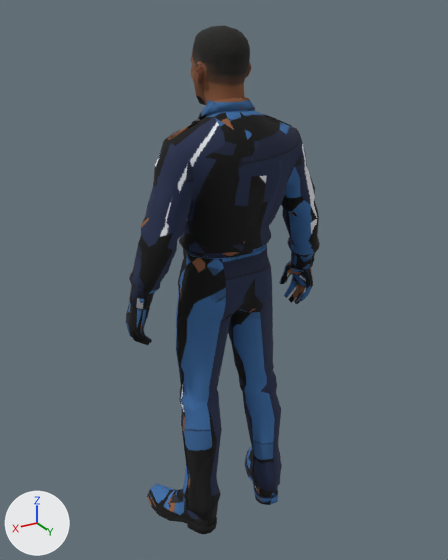
What one commit did to the Blender file ASSETS/MODELS/actors/enemies/FID/guard_male/work/FACE_PAINT_ENEMY_FID_MALE.blend.
Rendered twice from a camera (50 mm lens) standing at (0.575, 0.959, 1.018) and looking at (-0.008, -0.012, 0.533). Every picture has the same lights, and +X, +Y and +Z are marked at lower left. The older version comes first.

The first picture shows 'Body', 'Head'.
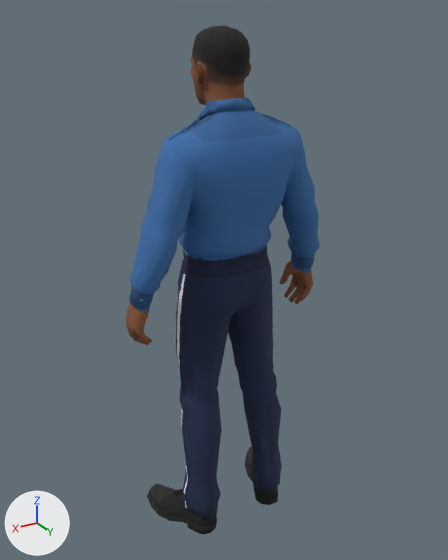
Pixel boxes [x1, y1, x2, y2] of what changed, in the pictures (448 x 560 px; the box of a moved part takes in the faces that stretch with it):
```json
{"part": 1, "of": "me_tripo_mesh_470a40cc_f44f_415d_83a2_1b5dd455f564_001", "change": "moved or reshaped", "before": [165, 113, 214, 142], "after": [165, 98, 255, 142], "on screen": "mostly hidden before"}
{"part": 2, "of": "me_tripo_mesh_470a40cc_f44f_415d_83a2_1b5dd455f564_001", "change": "moved or reshaped", "before": [285, 260, 313, 295], "after": [285, 260, 313, 295]}
{"part": 3, "of": "me_tripo_mesh_470a40cc_f44f_415d_83a2_1b5dd455f564_001", "change": "moved or reshaped", "before": [126, 303, 150, 341], "after": [126, 303, 150, 341]}
{"part": 4, "of": "me_tripo_mesh_470a40cc_f44f_415d_83a2_1b5dd455f564_001", "change": "surface changed", "before": [128, 110, 320, 522], "after": [128, 110, 320, 522]}
```

Scene script edits in JSON lines:
```json
{"block": "me_tripo_mesh_470a40cc_f44f_415d_83a2_1b5dd455f564_001", "where": "# used by ob_body; location = (0.0, 0.0, 0.0)"}
{"op": "remove", "block": "me_tripo_mesh_470a40cc_f44f_415d_83a2_1b5dd455f564_001", "code": "me_tripo_mesh_470a40cc_f44f_415d_83a2_1b5dd455f564_001.from_pydata(...)  # 3081 vertices, 4426 faces; spans x -0.207..0.207, y -0.093..0.094, z 0.0..0.875"}
{"op": "add", "block": "me_tripo_mesh_470a40cc_f44f_415d_83a2_1b5dd455f564_001", "code": "me_tripo_mesh_470a40cc_f44f_415d_83a2_1b5dd455f564_001.from_pydata(...)  # 3037 vertices, 4452 faces; spans x -0.207..0.207, y -0.093..0.094, z 0.0..0.887"}
{"block": "me_tripo_mesh_470a40cc_f44f_415d_83a2_1b5dd455f564_001", "change": "me_tripo_mesh_470a40cc_f44f_415d_83a2_1b5dd455f564_001 part 1"}
{"block": "me_tripo_mesh_470a40cc_f44f_415d_83a2_1b5dd455f564_001", "change": "54 vertices are removed from x -0.053..0.054, y -0.044..0.054, z 0.787..0.871"}
{"block": "me_tripo_mesh_470a40cc_f44f_415d_83a2_1b5dd455f564_001", "change": "79 faces are deleted"}
{"block": "me_tripo_mesh_470a40cc_f44f_415d_83a2_1b5dd455f564_001", "change": "1 vertex moves from x 0.038, y 0.016, z 0.863 to x 0.04, y 0.04, z 0.869"}
{"block": "me_tripo_mesh_470a40cc_f44f_415d_83a2_1b5dd455f564_001", "change": "25 vertices are added at x -0.046..0.037, y 0.01..0.053, z 0.865..0.887"}
{"block": "me_tripo_mesh_470a40cc_f44f_415d_83a2_1b5dd455f564_001", "change": "117 new faces join them"}
{"block": "me_tripo_mesh_470a40cc_f44f_415d_83a2_1b5dd455f564_001", "change": "me_tripo_mesh_470a40cc_f44f_415d_83a2_1b5dd455f564_001 part 2"}
{"block": "me_tripo_mesh_470a40cc_f44f_415d_83a2_1b5dd455f564_001", "change": "49 faces are deleted"}
{"block": "me_tripo_mesh_470a40cc_f44f_415d_83a2_1b5dd455f564_001", "change": "49 new faces join them"}
{"block": "me_tripo_mesh_470a40cc_f44f_415d_83a2_1b5dd455f564_001", "change": "me_tripo_mesh_470a40cc_f44f_415d_83a2_1b5dd455f564_001 part 3"}
{"block": "me_tripo_mesh_470a40cc_f44f_415d_83a2_1b5dd455f564_001", "change": "56 faces are deleted"}
{"block": "me_tripo_mesh_470a40cc_f44f_415d_83a2_1b5dd455f564_001", "change": "56 new faces join them"}
{"block": "me_tripo_mesh_470a40cc_f44f_415d_83a2_1b5dd455f564_001", "change": "me_tripo_mesh_470a40cc_f44f_415d_83a2_1b5dd455f564_001 part 4: 4161 kept faces spanning x -0.206..0.206, y -0.093..0.094, z 0.0..0.875 get new texture (UV) coordinates"}
{"block": "me_tripo_mesh_470a40cc_f44f_415d_83a2_1b5dd455f564_001", "change": "other edits to the shape of me_tripo_mesh_470a40cc_f44f_415d_83a2_1b5dd455f564_001 do not show in these pictures"}
```
